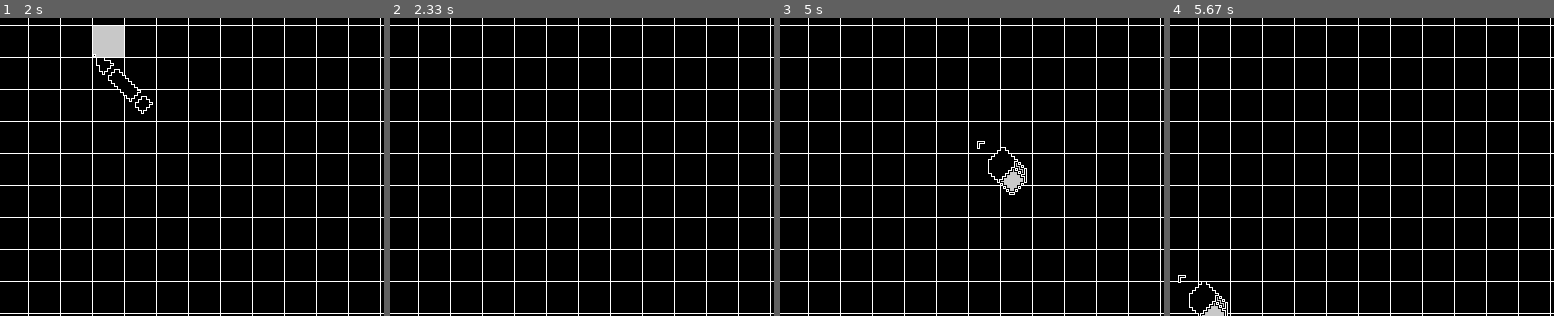
Above: before the commit, frames 1-4 (left to right).
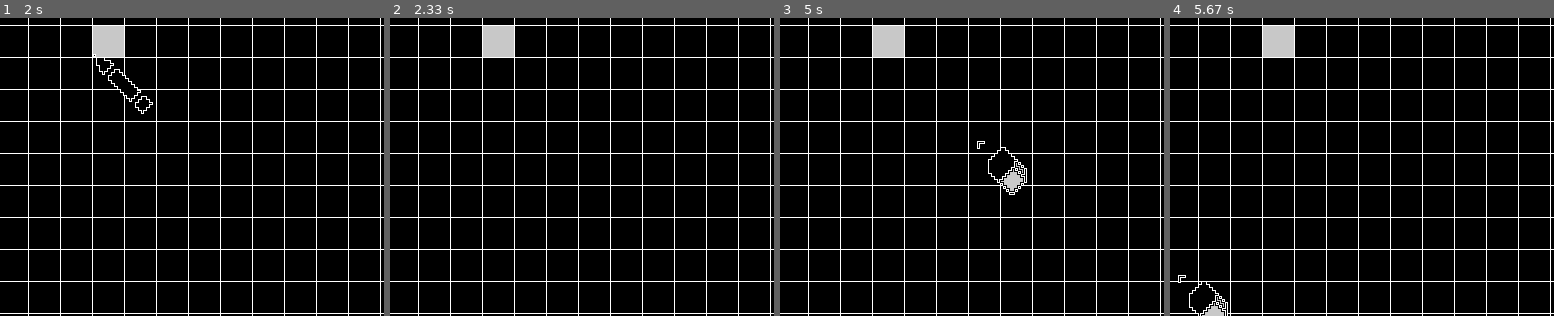
Above: after the commit, the same moments.

Repository: SolVince-Games/Conway-s-PyGame-of-Life
Game: pygame game, started from main.py
Two runs of this game, one before a commit and one after it. Both use one fixed random seed, a clock stepped at 60 frames per second and the inputs below.
Inputs (mouse positions are % of the whole screen's width and height, from its top left):
- Up to frame 1 (2 s): click (41, 93) at 0.38 s; click (31, 93) at 0.72 s; click (41, 93) at 1.05 s; click (59, 93) at 1.38 s; press the mouse at (69, 93) at 1.7 s; move the mouse to (57, 60) at 1.8 s; release the mouse at (46, 26) at 1.93 s
- Up to frame 2 (2.33 s): click (41, 93) at 2.05 s
- Up to frame 3 (5 s): click (31, 93) at 2.38 s; click (50, 93) at 2.72 s; click (69, 93) at 4.05 s; press the mouse at (59, 93) at 4.37 s; move the mouse to (64, 87) at 4.47 s; release the mouse at (68, 80) at 4.6 s; press the mouse at (59, 93) at 4.7 s; move the mouse to (59, 67) at 4.8 s; release the mouse at (59, 41) at 4.93 s
- Up to frame 4 (5.67 s): press the mouse at (59, 93) at 5.03 s; move the mouse to (67, 56) at 5.13 s; release the mouse at (76, 18) at 5.27 s; press the mouse at (31, 93) at 5.37 s; move the mouse to (33, 78) at 5.47 s; release the mouse at (35, 63) at 5.6 s
The pictures show only the part of the screen within x 34-84%, y 20-70%; the shares and areas given below are measured in that part.

Frame 1 is identical in both runs. In frame 2, 0.8% of the frame differs, in the area x 24-33%, y 2-14%; in frame 3, 0.8%; in frame 4, 0.8%.

Commit message:
comented out kill rules

Diff:
--- a/main.py
+++ b/main.py
@@ -199,11 +199,11 @@
             button.pressed = False
         # -  Input - #
 
-        if (not paused) and frame == 0:
-            for pos,tile in deepcopy(Tiles).items():
-                neighborsAlive = tile.getNeighborsAliveCount()
-                if neighborsAlive < 2 or neighborsAlive > 3:
-                    tile.kill()
+        # if (not paused) and frame == 0:
+        #     for pos,tile in deepcopy(Tiles).items():
+        #         neighborsAlive = tile.getNeighborsAliveCount()
+        #         if neighborsAlive < 2 or neighborsAlive > 3:
+        #             tile.kill()
 
         if not step in Steps.keys() or Steps[step] != Tiles:
             Steps[step] = deepcopy(Tiles)
